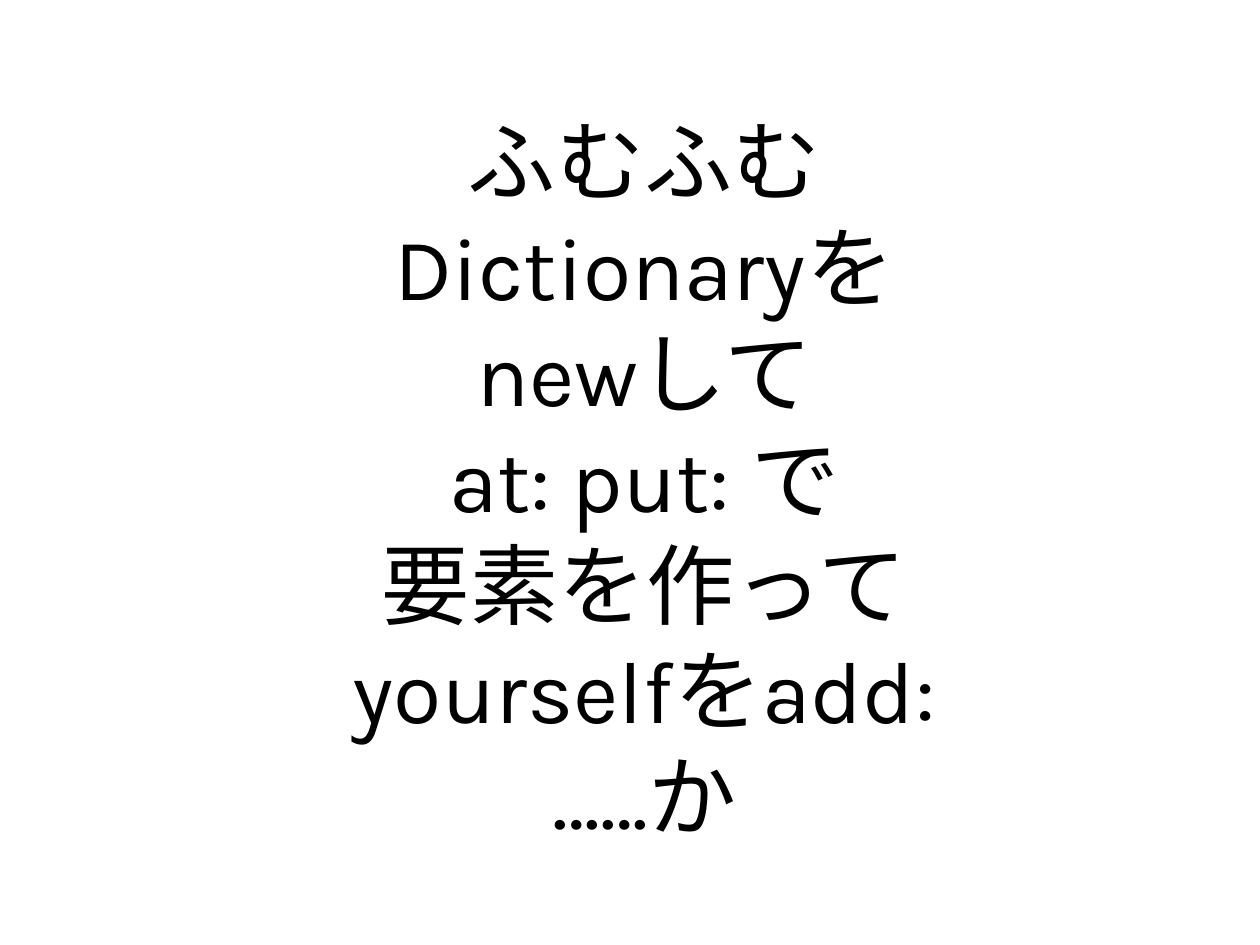
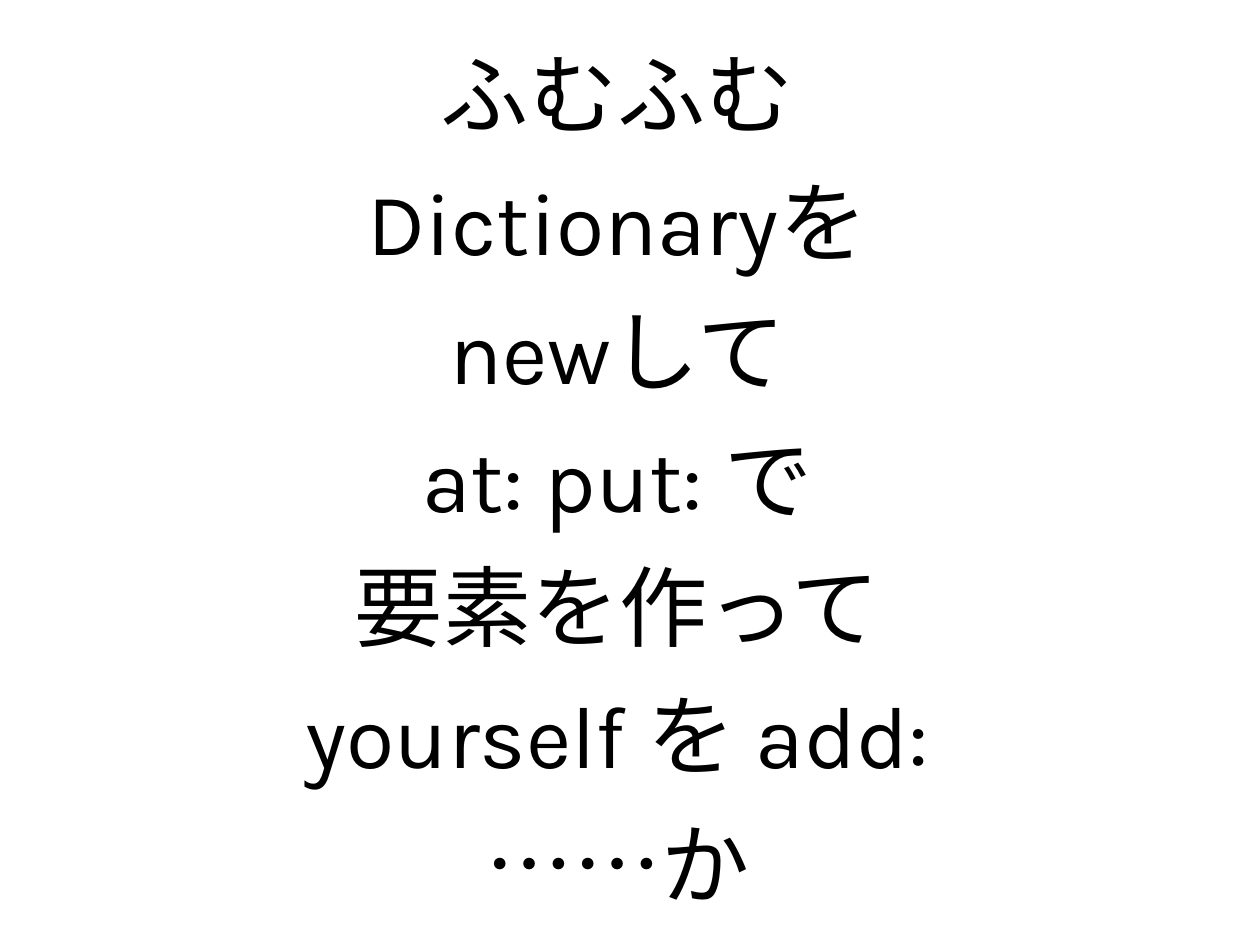
Before and after one commit to naruoga/mongotalk-sample, a slide deck: slide 32 of trying-mongotalk.odp (slide 31 before the commit). Drawn at 1260x945 pixels with LibreOffice and Linux fonts; fonts in the diff are those of the drawing. Boxes give left, top, right and bottom in pixels: in the first picture for what was removed or moved away, otherwise in the second. Text is boxed around its words. In the diff, an @@ line names an element or a change of style, - is before the commit and + after.

```diff
--- a/trying-mongotalk.odp
+++ b/trying-mongotalk.odp
@@ text at bbox=[306, 57, 929, 900]: text changed @@
-ふむふむ
-Dictionaryを
-newして
-at: put: で
-要素を作って
-yourselfをadd:
-……か
+ふむふむ
+Dictionaryを
+newして
+at: put: で
+要素を作って
+yourself を add:
+……か
```
Also in this commit, not shown: 18 other slides changed, 30 slides added, 3 slides removed, 1 other file.
